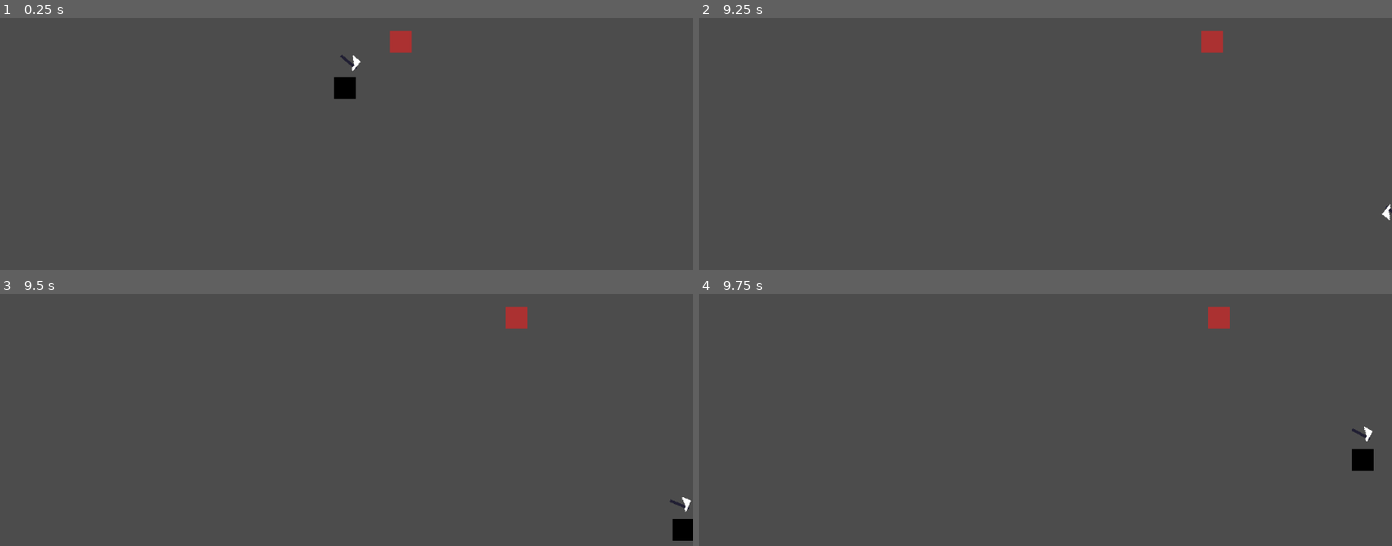
Above: before the commit, frames 1-4 (two rows, left to right).
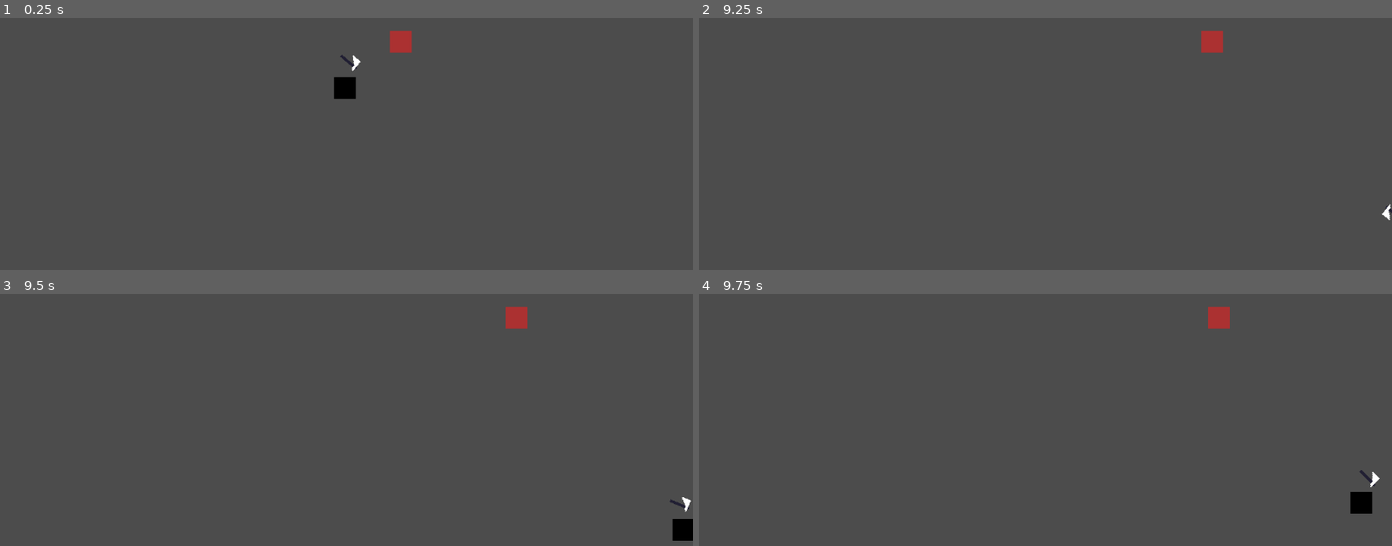
Above: after the commit, the same moments.

Repository: renzoventura/god-of-war
Game: Godot game, scene res://scenes/level/TemplateLevel.tscn
Same seed, same stepped clock (60 frames per second), same inputs: the game is played once before the commit and once after it.
Inputs (mouse positions are in pixels of both pictures, inside the frame that each line leads up to):
- Up to frame 1 (0.25 s): no input
- Up to frame 2 (9.25 s): tap Enter at 0.5 s; move the mouse to (1197, 68) at 0.52 s; hold D (right) 0.53-1.28 s; tap Space (dash) at 0.6, 1.55, 2.1, 3.05, 3.6, 4.55, 5.1, 6.05, 6.6, 7.55, 8.1, 9.05 s; move the mouse to (906, 108) at 1.27 s; hold S (down) 1.28-2.03 s; click (906, 108) at 1.35 s; move the mouse to (outside the picture) at 2.02 s; hold D (right) 2.03-2.78 s; move the mouse to (1010, 169) at 2.77 s; hold W (up) 2.78-3.53 s; right-click (1010, 169) at 2.85 s; move the mouse to (1253, 149) at 3.52 s; hold A (left) 3.53-5.03 s; move the mouse to (830, 28) at 4.27 s; click (830, 28) at 4.35 s; move the mouse to (1080, 88) at 5.02 s; hold S (down) 5.03-5.78 s; move the mouse to (outside the picture) at 5.77 s; hold D (right) 5.78-6.53 s; right-click (outside the picture) at 5.85 s; move the mouse to (1197, 68) at 6.52 s; hold W (up) 6.53-7.28 s; move the mouse to (906, 108) at 7.27 s; hold D (right) 7.28-8.03 s; click (906, 108) at 7.35 s; move the mouse to (outside the picture) at 8.02 s; hold S (down) 8.03-8.78 s; move the mouse to (1010, 169) at 8.77 s; hold A (left) from 8.78 s (still down); right-click (1010, 169) at 8.85 s
- Up to frame 3 (9.5 s): keep holding A (left)
- Up to frame 4 (9.75 s): move the mouse to (1253, 425) at 9.52 s; release A (left) at 9.53 s; hold W (up) from 9.53 s (still down); tap Space (dash) at 9.6 s

Frames 1-3 are identical in both runs. In frame 4, 0.7% of the frame differs, in the area x 93-99%, y 52-88%.

Commit message:
Add stamina feature on player

Diff:
--- a/scenes/player/Player.gd
+++ b/scenes/player/Player.gd
@@ -3,6 +3,7 @@
 enum {ATTACK, IDLE, DASH, HURT}
 
 const FRICTION = 0.1
+const DASH_COST = 2
 
 var DASH_TIME = 0.1
 var dash_acc = 0
@@ -19,6 +20,12 @@
 onready var sword = $"Center/offset/Node2D/Sword"
 onready var player_hit_box = $"CollisionShape2D"
 onready var dashTimer = $"DashTimer"
+onready var staminaChargerTimer = $"StaminaChargerTimer"
+
+var stamina = 5
+
+func _ready():
+	staminaChargerTimer.start()
 
 func _process(delta):
 	match state:
@@ -63,11 +70,20 @@
 		motion.x = lerp(motion.x, 0, FRICTION)
 
 func dash():
-	if(Input.is_action_just_pressed("dash") and isDashEnabled):
+	if(Input.is_action_just_pressed("dash") and isDashEnabled and has_stamina_for(DASH_COST)):
+		stamina -= DASH_COST
 		toggle_hit_box()
 		isDashEnabled = false
 		dashTimer.start()
 		state = DASH
+
+func has_stamina_for(cost) -> bool:
+	if stamina > cost:
+#		print("Has stamina")
+		return true;
+	else:
+#		print("NO stamina")
+		return false
 
 func dashing(delta):
 	move()
@@ -106,3 +122,7 @@
 
 func _on_DashTimer_timeout():
 	isDashEnabled = true;
+
+func _on_StaminaCharger_timeout():
+#	print("recharging")
+	stamina += 1
--- a/scenes/player/Player.tscn
+++ b/scenes/player/Player.tscn
@@ -31,4 +31,7 @@
 rotation = -1.49012e-08
 
 [node name="DashTimer" type="Timer" parent="."]
+
+[node name="StaminaChargerTimer" type="Timer" parent="."]
 [connection signal="timeout" from="DashTimer" to="." method="_on_DashTimer_timeout"]
+[connection signal="timeout" from="StaminaChargerTimer" to="." method="_on_StaminaCharger_timeout"]
